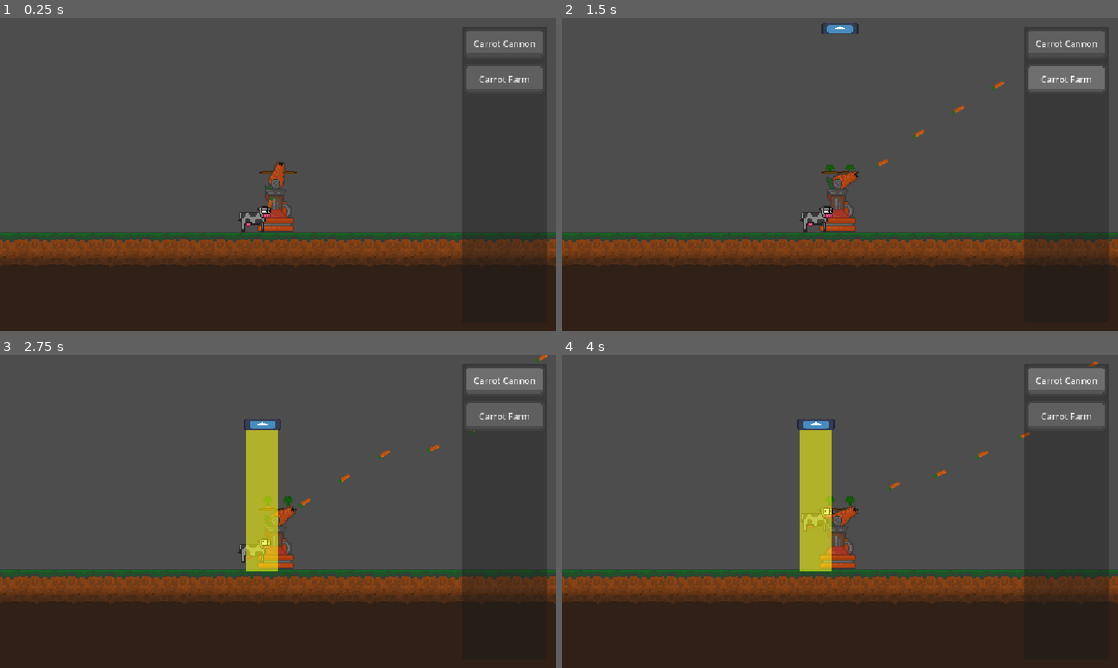
Above: before the commit, frames 1-4 (two rows, left to right).
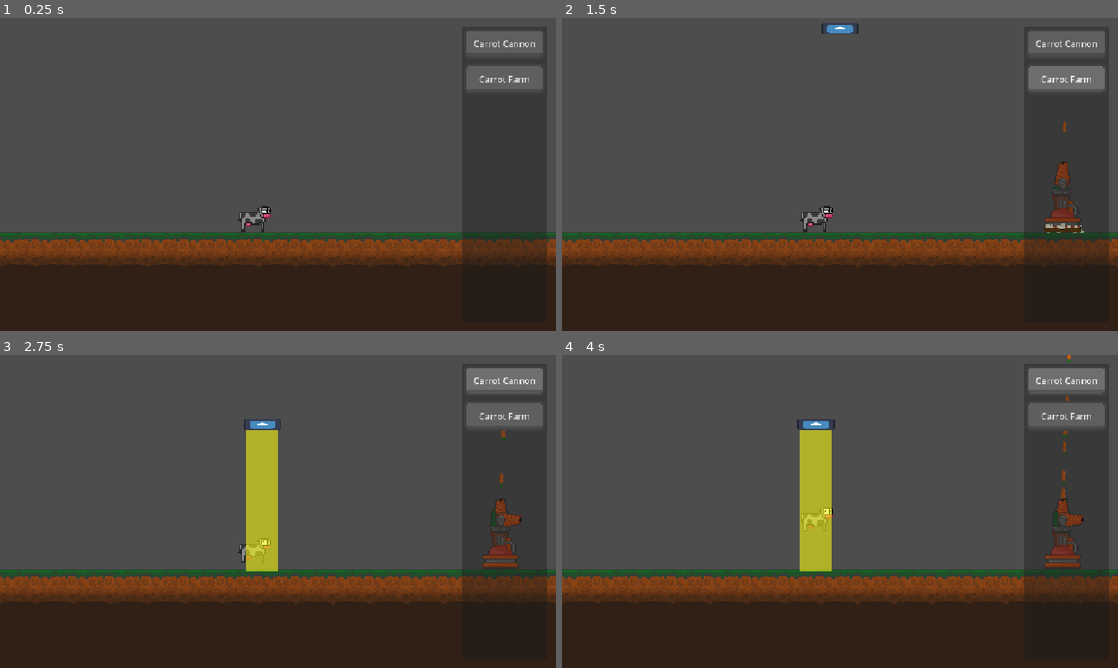
Above: after the commit, the same moments.

Repository: Luminescent-Cheese/district-jam-VII
Game: Godot game, scene res://game.tscn
Two runs of this game, one before a commit and one after it. Both use one fixed random seed, a clock stepped at 60 frames per second and the inputs below. The engine's default icon, where the game draws it, is replaced by a stand-in: a white triangle on a blue panel in a dark square.
Inputs:
- Up to frame 1 (0.25 s): no input
- Up to frame 2 (1.5 s): click "Carrot Cannon" at 0.5 s; click "Carrot Farm" at 1.25 s
- Up to frame 3 (2.75 s): click "Carrot Cannon" at 2 s
- Up to frame 4 (4 s): click "Carrot Farm" at 2.75 s; click "Carrot Cannon" at 3.5 s

The runs differ from the first frame. In frame 1, 0.5% of the frame differs, in the area x 46-54%, y 46-68%; in frame 2, 1.2%; in frame 3, 1.3%; in frame 4, 1.4%, in the area x 46-97%, y 0-69%.

Commit message:
Placable buildings
carrot cannons and carrot farms now placable

Diff:
--- a/Buildings/buildingBase.gd
+++ b/Buildings/buildingBase.gd
@@ -15,6 +15,8 @@
 
 var canFire:bool
 
+#makes sure its not immediatly placed
+@onready var canPlace = false
 func _ready() -> void:
 	canFire = true
 	cooldown.wait_time = fireRate
@@ -35,8 +37,10 @@
 		#all stuff tower does
 
 func _buildPlace() -> void:
+	if not Input.is_mouse_button_pressed(MOUSE_BUTTON_LEFT):
+		canPlace = true
 	position = Vector2(get_global_mouse_position().x,0).snapped(TILE_SIZE)
-	if Input.is_mouse_button_pressed(MOUSE_BUTTON_LEFT):
+	if Input.is_mouse_button_pressed(MOUSE_BUTTON_LEFT) and canPlace:
 		xPos = position.x
 		#placement particles
 		$PlacementParticles.emitting = true
--- /dev/null
+++ b/Buildings/carrot_farm.tscn
@@ -0,0 +1,12 @@
+[gd_scene format=3 uid="uid://0o6vj421funm"]
+
+[ext_resource type="PackedScene" uid="uid://dpsvuom0sy8kk" path="res://Buildings/farm.tscn" id="1_wb63e"]
+
+[sub_resource type="RectangleShape2D" id="RectangleShape2D_sw1s4"]
+resource_local_to_scene = true
+size = Vector2(128, 22)
+
+[node name="CarrotFarm" unique_id=1422852066 instance=ExtResource("1_wb63e")]
+
+[node name="CollisionShape2D" parent="." index="4" unique_id=1382810759]
+shape = SubResource("RectangleShape2D_sw1s4")
--- a/farm.tscn
+++ b/Buildings/farm.tscn
@@ -2,7 +2,7 @@
 
 [ext_resource type="PackedScene" uid="uid://b2vt2s656fr3m" path="res://Buildings/building.tscn" id="1_ju177"]
 [ext_resource type="Texture2D" uid="uid://blj5qc8of14eq" path="res://GeneralArt/CropsArt/CarrotGrow.png" id="2_bw225"]
-[ext_resource type="Script" uid="uid://d02x5v03sborg" path="res://farm_logic.gd" id="2_vkr66"]
+[ext_resource type="Script" uid="uid://d02x5v03sborg" path="res://Buildings/farm_logic.gd" id="2_vkr66"]
 
 [sub_resource type="RectangleShape2D" id="RectangleShape2D_t23pn"]
 size = Vector2(128, 84)
--- a/farm_logic.gd
+++ b/Buildings/farm_logic.gd
@@ -19,6 +19,5 @@
 
 func _on_clickable_area_input_event(viewport: Node, event: InputEvent, shape_idx: int) -> void:
 	if Input.is_action_just_pressed("leftClick"):
-		print(growthStage)
 		if growthStage ==4:
 			growthStage = 0
--- /dev/null
+++ b/UI/shop_ui.gd
@@ -0,0 +1,10 @@
+extends Control
+@onready var Game = $"../.."
+
+signal attemptBuy(boughtObject: String)
+func _on_carrot_cannon_button_down() -> void:
+	attemptBuy.emit("CarrotCannon")
+
+
+func _on_carrot_farm_button_down() -> void:
+	attemptBuy.emit("CarrotFarm")
--- a/UI/shop_ui.tscn
+++ b/UI/shop_ui.tscn
@@ -1,6 +1,7 @@
 [gd_scene format=3 uid="uid://dgtu6vnjs6h7i"]
 
 [ext_resource type="Theme" uid="uid://c0oe1l0t30xr1" path="res://UI/shop_theme.tres" id="1_r8gjt"]
+[ext_resource type="Script" uid="uid://cxydpegsvtcdr" path="res://UI/shop_ui.gd" id="2_5pilf"]
 
 [node name="ShopUI" type="Control" unique_id=1223803749]
 layout_mode = 3
@@ -10,7 +11,9 @@
 offset_top = -1.0
 grow_horizontal = 2
 grow_vertical = 2
+mouse_filter = 1
 theme = ExtResource("1_r8gjt")
+script = ExtResource("2_5pilf")
 
 [node name="PanelContainer" type="PanelContainer" parent="." unique_id=1326801886]
 self_modulate = Color(1, 1, 1, 0.627451)
@@ -27,12 +30,15 @@
 [node name="VBoxContainer" type="VBoxContainer" parent="PanelContainer/MarginContainer" unique_id=1115203299]
 layout_mode = 2
 
-[node name="Button" type="Button" parent="PanelContainer/MarginContainer/VBoxContainer" unique_id=1818622914]
+[node name="Carrot Cannon" type="Button" parent="PanelContainer/MarginContainer/VBoxContainer" unique_id=1818622914]
 custom_minimum_size = Vector2(0, 70)
 layout_mode = 2
 text = "Carrot Cannon"
 
-[node name="Button2" type="Button" parent="PanelContainer/MarginContainer/VBoxContainer" unique_id=239321124]
+[node name="CarrotFarm" type="Button" parent="PanelContainer/MarginContainer/VBoxContainer" unique_id=239321124]
 custom_minimum_size = Vector2(0, 70)
 layout_mode = 2
 text = "Carrot Farm"
+
+[connection signal="button_down" from="PanelContainer/MarginContainer/VBoxContainer/Carrot Cannon" to="." method="_on_carrot_cannon_button_down"]
+[connection signal="button_down" from="PanelContainer/MarginContainer/VBoxContainer/CarrotFarm" to="." method="_on_carrot_farm_button_down"]
--- a/building.tscn
+++ /dev/null
@@ -1,22 +0,0 @@
-[gd_scene format=3 uid="uid://o3uygmxb7g1a"]
-
-[ext_resource type="Script" path="res://buildingBase.gd" id="1_2yopf"]
-[ext_resource type="Texture2D" uid="uid://6j5q4vcde6ai" path="res://icon.svg" id="1_5j34s"]
-
-[sub_resource type="RectangleShape2D" id="RectangleShape2D_2yopf"]
-size = Vector2(129, 190.5)
-
-[node name="Building" type="CharacterBody2D" unique_id=1422852066]
-script = ExtResource("1_2yopf")
-
-[node name="Pivot" type="Node2D" parent="." unique_id=1085883043]
-position = Vector2(0, -46.5)
-
-[node name="Base" type="Sprite2D" parent="." unique_id=1108329169]
-position = Vector2(0, -46.5)
-scale = Vector2(0.4375, 0.7265625)
-texture = ExtResource("1_5j34s")
-
-[node name="CollisionShape2D" type="CollisionShape2D" parent="." unique_id=1382810759]
-position = Vector2(0, -48)
-shape = SubResource("RectangleShape2D_2yopf")
--- a/game.gd
+++ b/game.gd
@@ -3,6 +3,8 @@
 const COW_SCENE = preload("res://cow.tscn")
 const UFO_SCENE = preload("res://ufo.tscn")
 
+const CARROT_CANNON = preload("res://Buildings/carrot_cannon.tscn")
+const CARROT_FARM = preload("res://Buildings/carrot_farm.tscn")
 @onready var player_camera = get_node("/root/Game/PlayerCamera")
 
 enum bullet{Carrot}
@@ -34,3 +36,12 @@
 func cow_abducted(cow, ufo):
 	print("%s was abducted by %s" % [cow.name, ufo.name])
 	cow.queue_free()
+
+#Buying stuff from shop
+func _on_shop_ui_attempt_buy(boughtObject: String) -> void:
+	var new_building
+	if boughtObject == "CarrotCannon":
+		new_building = CARROT_CANNON.instantiate()
+	elif boughtObject == "CarrotFarm":
+		new_building = CARROT_FARM.instantiate()
+	add_child(new_building)
--- a/game.tscn
+++ b/game.tscn
@@ -4,8 +4,6 @@
 [ext_resource type="Texture2D" uid="uid://dx2sb7kyq8jeb" path="res://GeneralArt/grass.png" id="2_e2o6t"]
 [ext_resource type="PackedScene" uid="uid://dgtu6vnjs6h7i" path="res://UI/shop_ui.tscn" id="2_fc0e3"]
 [ext_resource type="Script" uid="uid://c1lvci8w6fntc" path="res://player_camera.gd" id="2_feb5d"]
-[ext_resource type="PackedScene" uid="uid://dpsvuom0sy8kk" path="res://farm.tscn" id="3_fc0e3"]
-[ext_resource type="PackedScene" uid="uid://cvsegvgq73n84" path="res://carrot_cannon.tscn" id="4_fc0e3"]
 
 [sub_resource type="TileSetAtlasSource" id="TileSetAtlasSource_feb5d"]
 texture = ExtResource("2_e2o6t")
@@ -24,12 +22,6 @@
 
 [node name="ShopUI" parent="UIOverlay" unique_id=1223803749 instance=ExtResource("2_fc0e3")]
 
-[node name="Farm" parent="." unique_id=1422852066 instance=ExtResource("3_fc0e3")]
-position = Vector2(0, -197)
-xPos = null
-cost = null
-bulletType = null
-
 [node name="PlayerCamera" type="Camera2D" parent="." unique_id=1232046301]
 position = Vector2(0, -197)
 zoom = Vector2(0.6, 0.6)
@@ -44,9 +36,4 @@
 tile_map_data = PackedByteArray("AAAAAAAAAAAAAAAAAAABAAAAAAAAAAAAAAACAAAAAAAAAAAAAAADAAAAAAAAAAAAAAAEAAAAAAAAAAAAAAAFAA …(14768 unchanged characters)…
 tile_set = SubResource("TileSet_fc0e3")
 
-[node name="Carrot Cannon" parent="." unique_id=2100169005 instance=ExtResource("4_fc0e3")]
-position = Vector2(-8, 1)
-xPos = 0
-cost = null
-bulletType = null
-buildingType = null
+[connection signal="attemptBuy" from="UIOverlay/ShopUI" to="." method="_on_shop_ui_attempt_buy"]
--- a/test.tscn
+++ b/test.tscn
@@ -1,6 +1,6 @@
 [gd_scene format=3 uid="uid://p2fvrphmnn0l"]
 
-[ext_resource type="PackedScene" uid="uid://cvsegvgq73n84" path="res://carrot_cannon.tscn" id="1_8uh7m"]
+[ext_resource type="PackedScene" uid="uid://cvsegvgq73n84" path="res://Buildings/carrot_cannon.tscn" id="1_8uh7m"]
 [ext_resource type="Texture2D" uid="uid://6j5q4vcde6ai" path="res://icon.svg" id="1_37kl0"]
 [ext_resource type="PackedScene" uid="uid://cv4cjmrwxdvsb" path="res://cow.tscn" id="3_6uqi0"]
 
Renamed: carrot_cannon.tscn -> Buildings/carrot_cannon.tscn
Renamed: farm_logic.gd.uid -> Buildings/farm_logic.gd.uid
Not shown, added: UI/shop_ui.gd.uid
